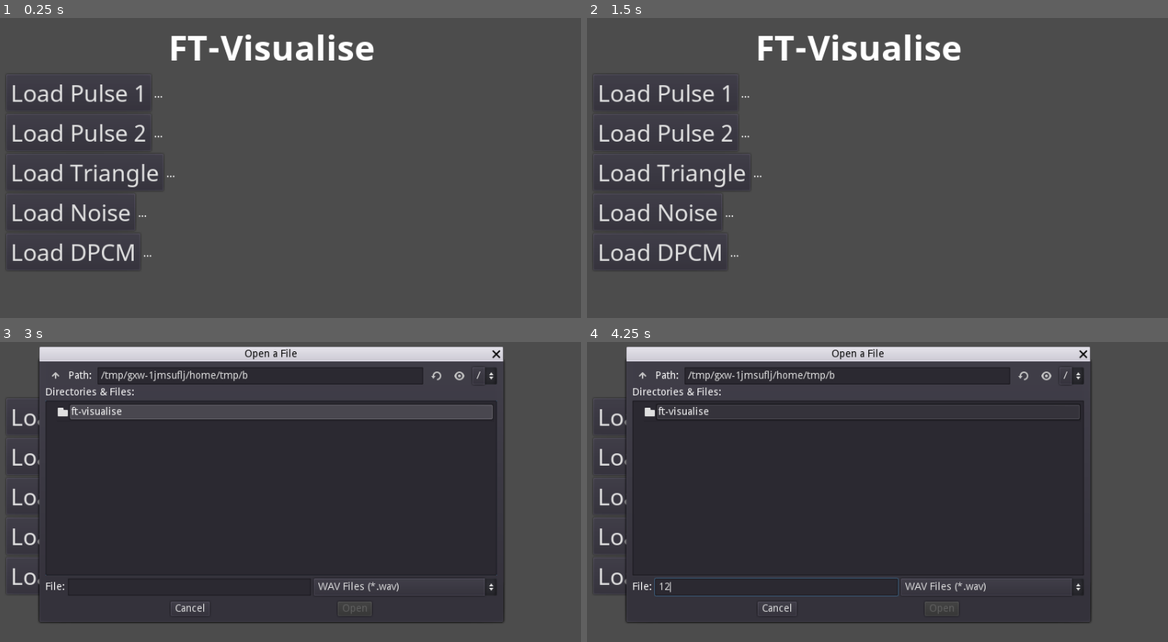
Above: before the commit, frames 1-4 (two rows, left to right).
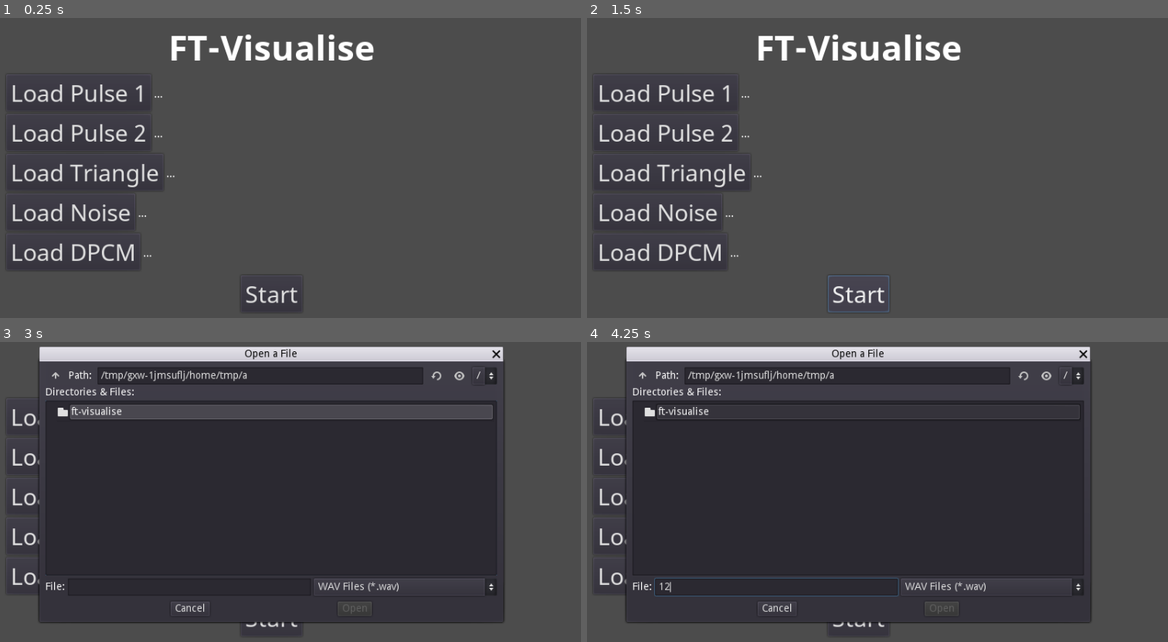
Above: after the commit, the same moments.

Repository: Boyquotes/ft-visualise
Game: Godot game, scene res://ft-visualise/Root.tscn
The game is run twice, just before and just after one commit, with the same random seed, the same clock (stepped at 60 frames per second) and the same inputs.
Inputs (mouse positions are in pixels of both pictures, inside the frame that each line leads up to):
- Up to frame 1 (0.25 s): no input
- Up to frame 2 (1.5 s): click (860, 294) at 0.5 s, where only the run after the commit has a clickable "Start"; click (860, 294) at 1.25 s, where only the run after the commit has a clickable "Start"
- Up to frame 3 (3 s): click (273, 618) at 2 s, where only the run after the commit has a clickable "Start"; click "Load Pulse 1" at 2.75 s
- Up to frame 4 (4.25 s): click (778, 588) at 3.52 s; type "12" at 3.6 s

The runs differ from the first frame. In frame 1, 0.2% of the frame differs, in the area x 42-52%, y 89-98%; in frame 2, 0.3%, in the area x 41-52%, y 85-99%; in frame 3, 0.1%; in frame 4, 0.1%.

Commit message:
Adding styled start button to menu interface and hook up base function on pressed signal

Diff:
--- a/ft-visualise/Root.gd
+++ b/ft-visualise/Root.gd
@@ -21,7 +21,7 @@
 	var header = container.find_node('TitleContainer')
 	var header_label = header.get_child(0)
 
-	if null != header_label:
+	if null != header_label and header_label is Label:
 		header_label.set('custom_fonts/font', self.getTitleFont())
 
 	var button_container = container.find_node('LoadListContainer')
@@ -60,6 +60,13 @@
 								labels['dpcm'] = element.get_parent().get_node('DPCMLabel')
 				elif element is Label:
 					element.set('custom_fonts/font', self.getLabelFont())
+
+	var footer_container = container.find_node('StartContainer')
+	var footer_button = footer_container.get_child(0)
+
+	if null != footer_button and footer_button is Button:
+		footer_button.set('custom_fonts/font', self.getButtonFont())
+		footer_button.connect('pressed', self, '_on_StartButton_pressed')
 
 func getTitleFont() -> DynamicFont:
 	var dynamic_font = DynamicFont.new()
@@ -108,6 +115,9 @@
 func _on_DPCM_pressed() -> void:
 	setupDialog('dpcm')
 
+func _on_StartButton_pressed() -> void:
+	print('Start.')
+
 func _on_FileLoader_path_selected(path : String, ident : String):
 	if labels[ident]:
 		labels[ident].text = path
--- a/ft-visualise/UI/Menu.tscn
+++ b/ft-visualise/UI/Menu.tscn
@@ -30,7 +30,7 @@
 [node name="LoadListContainer" type="VBoxContainer" parent="MenuStackContainer"]
 margin_top = 18.0
 margin_right = 734.0
-margin_bottom = 400.0
+margin_bottom = 376.0
 size_flags_vertical = 3
 
 [node name="Pulse1Container" type="HBoxContainer" parent="MenuStackContainer/LoadListContainer"]
@@ -116,3 +116,14 @@
 margin_right = 100.0
 margin_bottom = 17.0
 text = "..."
+
+[node name="StartContainer" type="CenterContainer" parent="MenuStackContainer"]
+margin_top = 380.0
+margin_right = 734.0
+margin_bottom = 400.0
+
+[node name="StartButton" type="Button" parent="MenuStackContainer/StartContainer"]
+margin_left = 346.0
+margin_right = 387.0
+margin_bottom = 20.0
+text = "Start"
